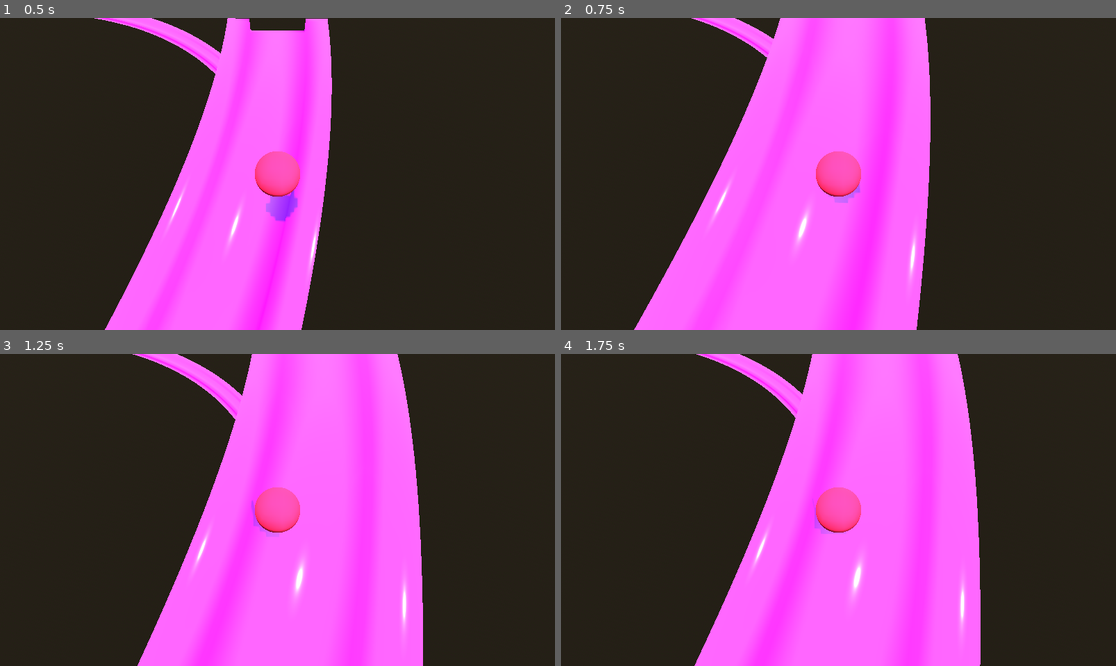
Above: before the commit, frames 1-4 (two rows, left to right).
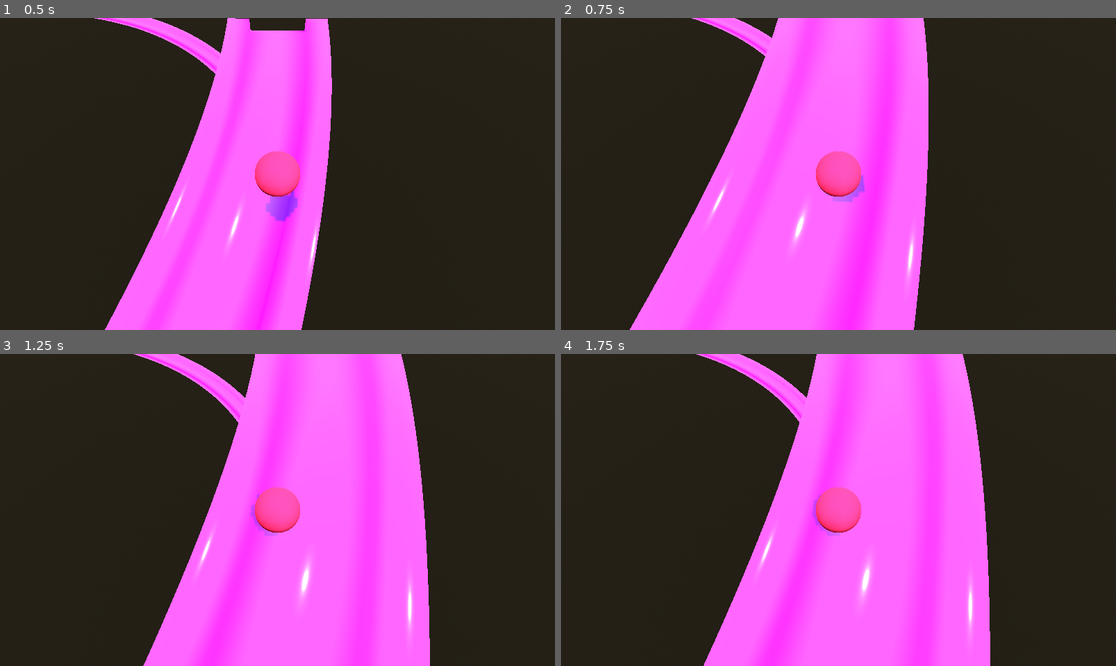
Above: after the commit, the same moments.

Repository: ArijaK/luge_vr
Game: Godot game, scene res://main.tscn
The game is run twice, just before and just after one commit, with the same random seed, the same clock (stepped at 60 frames per second) and the same inputs.
Inputs:
- Up to frame 1 (0.5 s): no input
- Up to frame 2 (0.75 s): no input
- Up to frame 3 (1.25 s): no input
- Up to frame 4 (1.75 s): no input

Frame 1 is identical in both runs. In frame 2, 1.5% of the frame differs, in the area x 12-67%, y 0-100%; in frame 3, 2.7%; in frame 4, 3.5%, in the area x 24-78%, y 0-100%.

Commit message:
Remove popping errors

Diff:
--- a/vr/track.tscn
+++ b/vr/track.tscn
@@ -1,26 +1,16 @@
-[gd_scene load_steps=6 format=3 uid="uid://dcvdjjjinyced"]
+[gd_scene load_steps=3 format=3 uid="uid://dcvdjjjinyced"]
 
 [ext_resource type="Script" uid="uid://bw0p34kol6enc" path="res://track.gd" id="1_mll3j"]
 
 [sub_resource type="PhysicsMaterial" id="PhysicsMaterial_mll3j"]
 friction = 0.05
-bounce = 0.1
-
-[sub_resource type="Curve3D" id="Curve3D_mll3j"]
-
-[sub_resource type="ArrayMesh" id="ArrayMesh_mll3j"]
-
-[sub_resource type="ConcavePolygonShape3D" id="ConcavePolygonShape3D_mll3j"]
 
 [node name="Track" type="StaticBody3D"]
 physics_material_override = SubResource("PhysicsMaterial_mll3j")
 script = ExtResource("1_mll3j")
 
 [node name="Path3D" type="Path3D" parent="."]
-curve = SubResource("Curve3D_mll3j")
 
 [node name="MeshInstance3D" type="MeshInstance3D" parent="."]
-mesh = SubResource("ArrayMesh_mll3j")
 
 [node name="CollisionShape3D" type="CollisionShape3D" parent="."]
-shape = SubResource("ConcavePolygonShape3D_mll3j")
